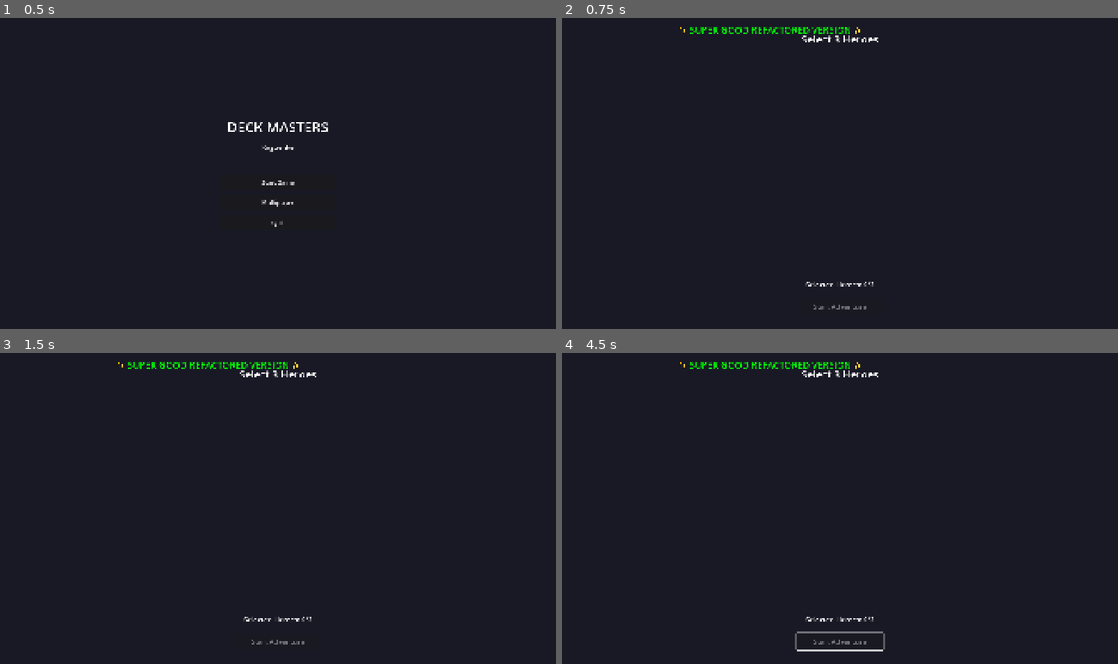
Above: before the commit, frames 1-4 (two rows, left to right).
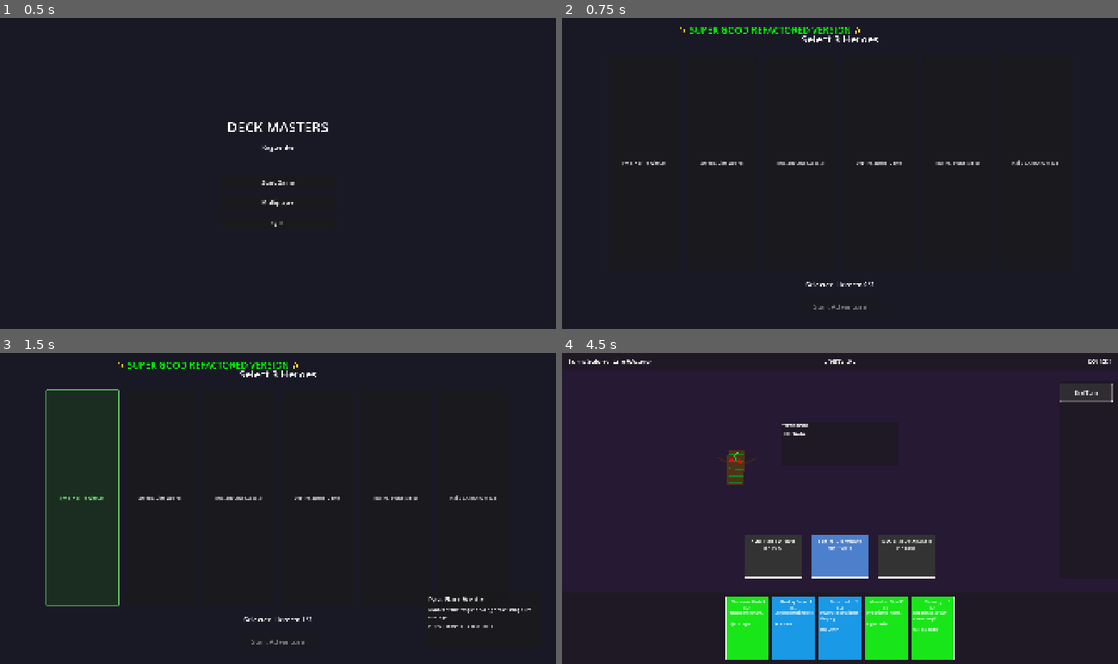
Above: after the commit, the same moments.

Repository: foldedtowels/multi-player-rogue-like
Game: Godot game, scene res://scenes/main_menu.tscn
Same seed, same stepped clock (60 frames per second), same inputs: the game is played once before the commit and once after it.
Inputs (mouse positions are in pixels of both pictures, inside the frame that each line leads up to):
- Up to frame 1 (0.5 s): no input
- Up to frame 2 (0.75 s): click "Start Game" at 0.5 s
- Up to frame 3 (1.5 s): click (83, 499) at 1.25 s, where only the run after the commit has a clickable "Pyra, Flame Wielder"
- Up to frame 4 (4.5 s): click (723, 499) at 2 s, where only the run after the commit has a clickable "Selene, Life Weaver"; click (801, 499) at 2.75 s, where only the run after the commit has a clickable "Nyx, Shadow Assassin"; click (840, 642) at 3.5 s, where only the run after the commit has a clickable "Start Adventure"; click (1084, 393) at 4.25 s, where only the run after the commit has a clickable "End Turn"

Frame 1 is identical in both runs. In frame 2, 0.4% of the frame differs, in the area x 10-90%, y 45-48%; in frame 3, 1.2%; in frame 4, 14%, in the area x 1-100%, y 2-99%.
Error before the commit: Parse Error: Function "get_node_or_null()" not found in base self. (res://scripts/character.gd:51)

Commit message:
Fix: Character network sync - move RPCs to GameManager
Character is a Resource not Node, so can't use multiplayer/rpc.
Moved all network sync to GameManager with proper RPC methods.
Simplified deck shuffling to use built-in shuffle().

Diff:
--- a/scripts/character.gd
+++ b/scripts/character.gd
@@ -47,12 +47,8 @@
 	hand.clear()
 	discard_pile.clear()
 	exhaust_pile.clear()
-	# Use game manager's deterministic RNG for multiplayer
-	var game_manager = get_node_or_null("/root/GameManager")
-	if game_manager and game_manager.rng:
-		deck.shuffle_custom(game_manager.rng)
-	else:
-		deck.shuffle()
+	# Shuffling handled by game_manager when needed
+	deck.shuffle()
 
 func draw_card() -> Card:
 	# Check hand size limit against game constant
@@ -65,12 +61,8 @@
 			return null
 		deck = discard_pile.duplicate()
 		discard_pile.clear()
-		# Use game manager's deterministic RNG for multiplayer
-		var game_manager = get_node_or_null("/root/GameManager")
-		if game_manager and game_manager.rng:
-			deck.shuffle_custom(game_manager.rng)
-		else:
-			deck.shuffle()
+		# Shuffling handled by built-in shuffle (deterministic via seed)
+		deck.shuffle()
 
 	var card = deck.pop_front()
 	hand.append(card)
@@ -201,11 +193,9 @@
 
 	return new_char
 
-# Network synchronization functions
-func sync_state_to_clients():
-	# Server syncs state to all clients
-	if not multiplayer.is_server(): return
-	rpc("receive_state_sync", {
+# Network synchronization - data only, RPCs handled by GameManager
+func get_state_dict() -> Dictionary:
+	return {
 		"current_health": current_health,
 		"max_health": max_health,
 		"current_energy": current_energy,
@@ -217,10 +207,9 @@
 		"vulnerable": vulnerable,
 		"weakness": weakness,
 		"armor": armor
-	})
-
-@rpc("any_peer", "call_local", "reliable")
-func receive_state_sync(state: Dictionary):
+	}
+
+func apply_state_dict(state: Dictionary):
 	current_health = state.current_health
 	max_health = state.max_health
 	current_energy = state.current_energy
@@ -233,17 +222,13 @@
 	weakness = state.weakness
 	armor = state.armor
 
-# Private hand sync (only to owner)
-func sync_hand_to_owner():
-	if not multiplayer.is_server(): return
-	if network_owner_id == -1: return
+func get_hand_dict() -> Array[Dictionary]:
 	var hand_data: Array[Dictionary] = []
 	for card in hand:
 		hand_data.append(card.serialize())
-	rpc_id(network_owner_id, "receive_hand_sync", hand_data)
-
-@rpc("any_peer", "call_local", "reliable")
-func receive_hand_sync(hand_data: Array):
+	return hand_data
+
+func apply_hand_dict(hand_data: Array):
 	hand.clear()
 	for card_dict in hand_data:
 		hand.append(Card.deserialize(card_dict))
--- a/scripts/game_manager.gd
+++ b/scripts/game_manager.gd
@@ -115,6 +115,42 @@
 	game_seed = seed
 	rng.seed = seed
 
+# Character state sync RPCs
+@rpc("any_peer", "call_local", "reliable")
+func sync_character_state(char_index: int, is_player: bool, state: Dictionary):
+	var character: Character
+	if is_player:
+		character = players[char_index]
+	else:
+		character = enemies[char_index]
+	character.apply_state_dict(state)
+
+@rpc("any_peer", "call_local", "reliable")
+func sync_character_hand(char_index: int, hand_data: Array):
+	if char_index >= 0 and char_index < players.size():
+		players[char_index].apply_hand_dict(hand_data)
+
+func broadcast_character_state(character: Character):
+	if not multiplayer.is_server(): return
+
+	var is_player = players.has(character)
+	var char_index = -1
+	if is_player:
+		char_index = players.find(character)
+	else:
+		char_index = enemies.find(character)
+
+	if char_index >= 0:
+		rpc("sync_character_state", char_index, is_player, character.get_state_dict())
+
+func send_hand_to_owner(character: Character):
+	if not multiplayer.is_server(): return
+	if character.network_owner_id == -1: return
+
+	var char_index = players.find(character)
+	if char_index >= 0:
+		rpc_id(character.network_owner_id, "sync_character_hand", char_index, character.get_hand_dict())
+
 func assign_characters_to_network_peers():
 	# Server assigns character indices to network peers
 	if not multiplayer.is_server(): return
@@ -155,8 +191,8 @@
 
 	player.start_turn()
 	# Sync state to all clients
-	player.sync_state_to_clients()
-	player.sync_hand_to_owner()
+	broadcast_character_state(player)
+	send_hand_to_owner(player)
 	# Notify all clients
 	rpc("client_player_turn_started", player_index)
 
@@ -181,7 +217,7 @@
 	var player = players[current_player_index]
 	player.end_turn()
 	# Sync state to all clients
-	player.sync_state_to_clients()
+	broadcast_character_state(player)
 
 	# Move to next player
 	_server_start_player_turn(current_player_index + 1)
@@ -204,7 +240,7 @@
 
 		enemy.start_turn()
 		# Sync state to all clients
-		enemy.sync_state_to_clients()
+		broadcast_character_state(enemy)
 		# Notify all clients
 		rpc("client_enemy_turn_started", enemies.find(enemy))
 
@@ -283,7 +319,7 @@
 
 	enemy.end_turn()
 	# Sync state to all clients
-	enemy.sync_state_to_clients()
+	broadcast_character_state(enemy)
 
 func select_boss_target(card: Card) -> Character:
 	# Legacy function for backward compatibility
@@ -371,19 +407,19 @@
 	apply_card_effects(caster, card, target)
 
 	# Sync all affected characters
-	caster.sync_state_to_clients()
+	broadcast_character_state(caster)
 	if caster.network_owner_id != -1:
-		caster.sync_hand_to_owner()
+		send_hand_to_owner(caster)
 	if target != caster:
-		target.sync_state_to_clients()
+		broadcast_character_state(target)
 
 	# Sync all enemies (for AoE effects)
 	for enemy in enemies:
-		enemy.sync_state_to_clients()
+		broadcast_character_state(enemy)
 
 	# Sync all players (for AoE effects)
 	for player in players:
-		player.sync_state_to_clients()
+		broadcast_character_state(player)
 
 	# Notify all clients
 	var caster_index = -1
Not shown, added: scripts/minion_database.gd.uid
Not shown, added: scripts/minions_data.gd.uid
